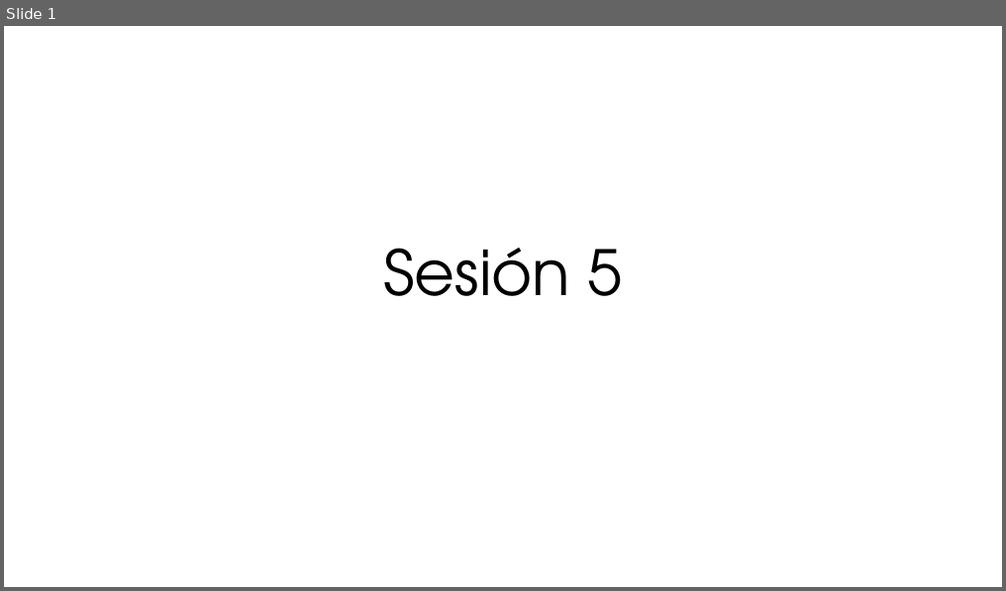
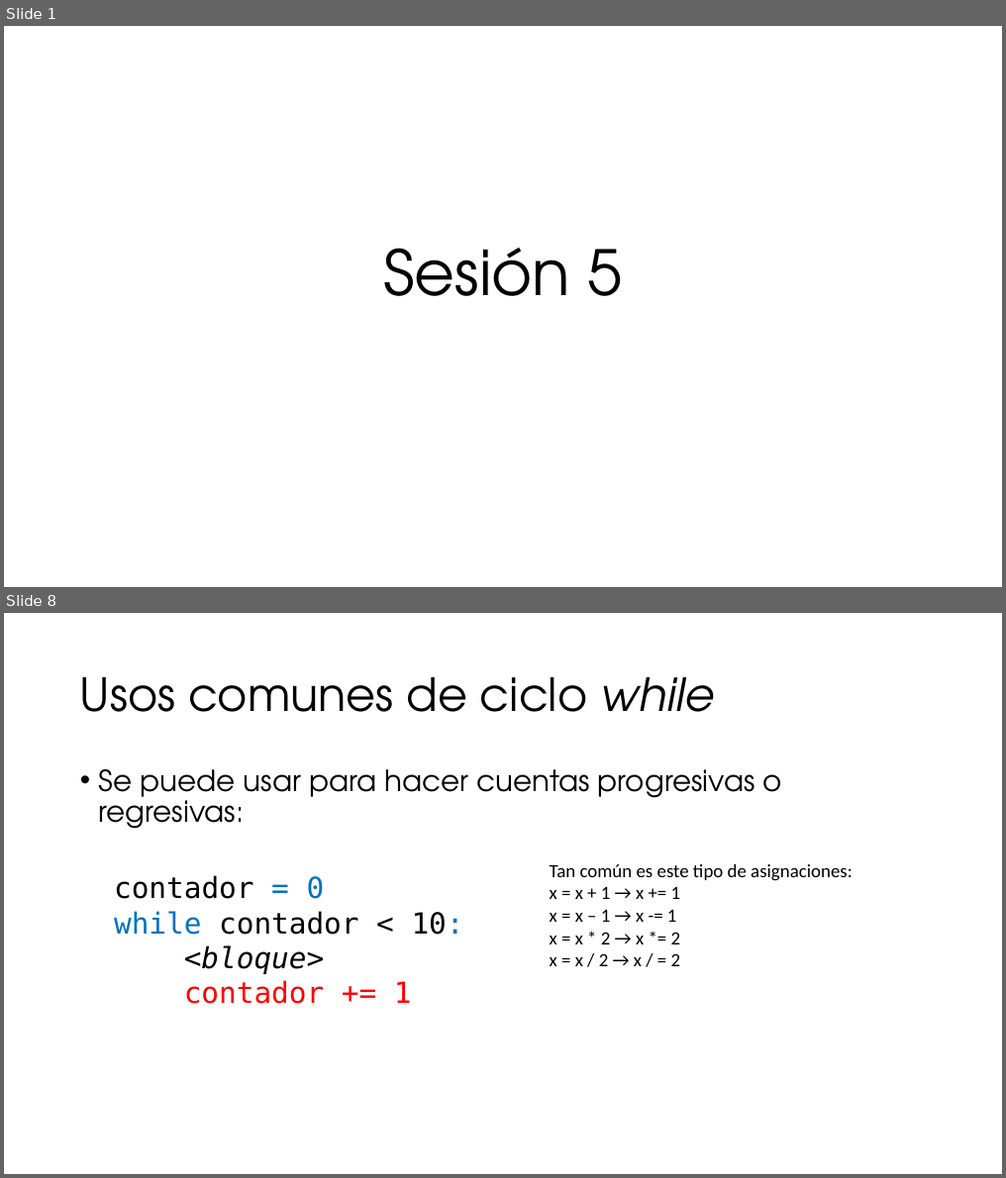
Before and after one commit to ccaballeroh/IntroPython, a slide deck: slides/Programación con Python05.pptx. Shown one above the other, each under a label of ours: slide 1 before the commit, slides 1 and 8 after it; the slides between them are not shown. The pictures are 1006x591 and 1006x1178 pixels, drawn with LibreOffice and Linux fonts; fonts in the diff are those of the drawing. Boxes give left, top, right and bottom in pixels: in the first picture for what was removed or moved away, otherwise in the second. Text is boxed around its words. In the diff, an @@ line names an element or a change of style, - is before the commit and + after.

```diff
--- a/slides/Programación con Python05.pptx
+++ b/slides/Programación con Python05.pptx
@@ slide 8 added at [4,613,1002,1174], background #FFFFFF @@
@@ title added at [80,677,715,712], 44 pt, text #000000 @@
+Usos comunes de ciclo while
@@ text added at [99,769,782,829], 28 pt, text #000000 @@
+• Se puede usar para hacer cuentas progresivas o regresivas:
@@ text added at [114,875,464,1004], 28 pt, text #000000 @@
+contador = 0
+while contador < 10:
+<bloque>
+contador += 1
@@ text added at [549,864,852,966], 18 pt, text #000000 @@
+Tan común es este tipo de asignaciones:
+x = x + 1 → x += 1
+x = x – 1 → x -= 1
+x = x * 2 → x *= 2
+x = x / 2 → x / = 2
```
Also in this commit, not shown: 1 slide changed, 11 other slides added, 1 slide removed.
